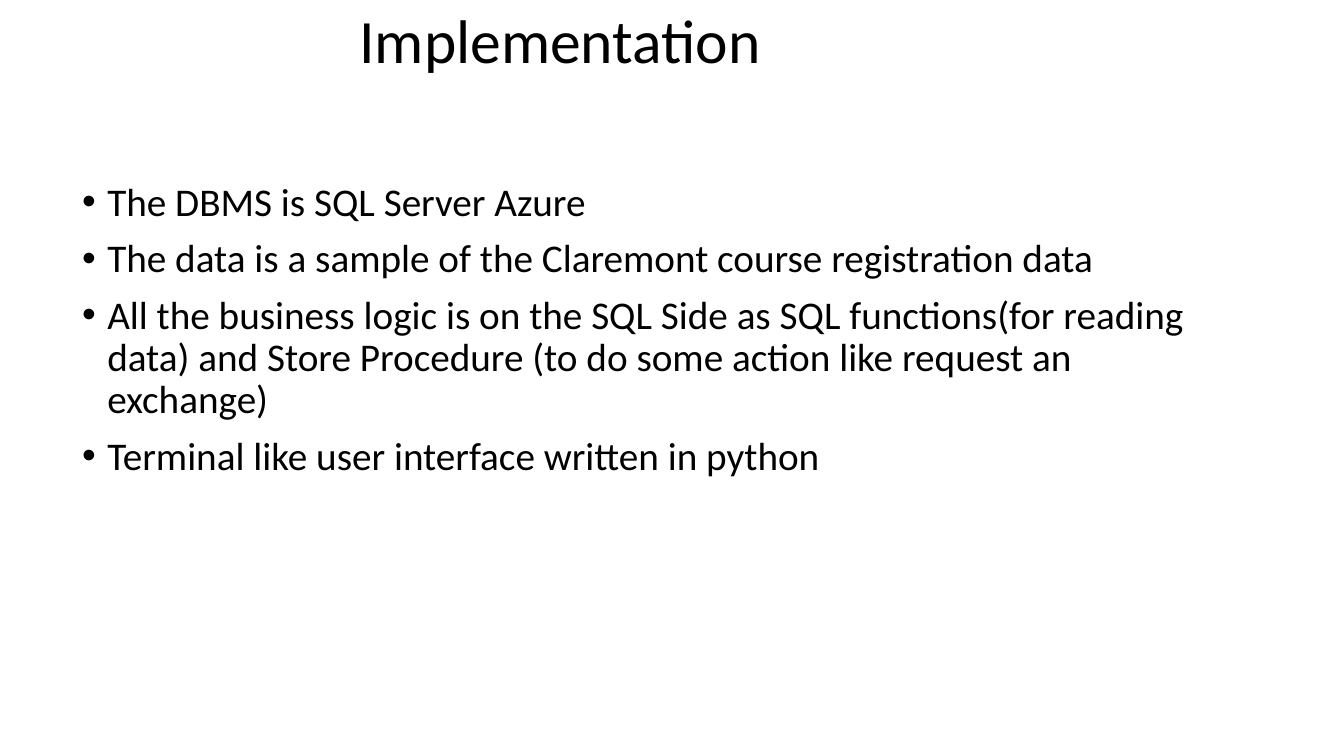
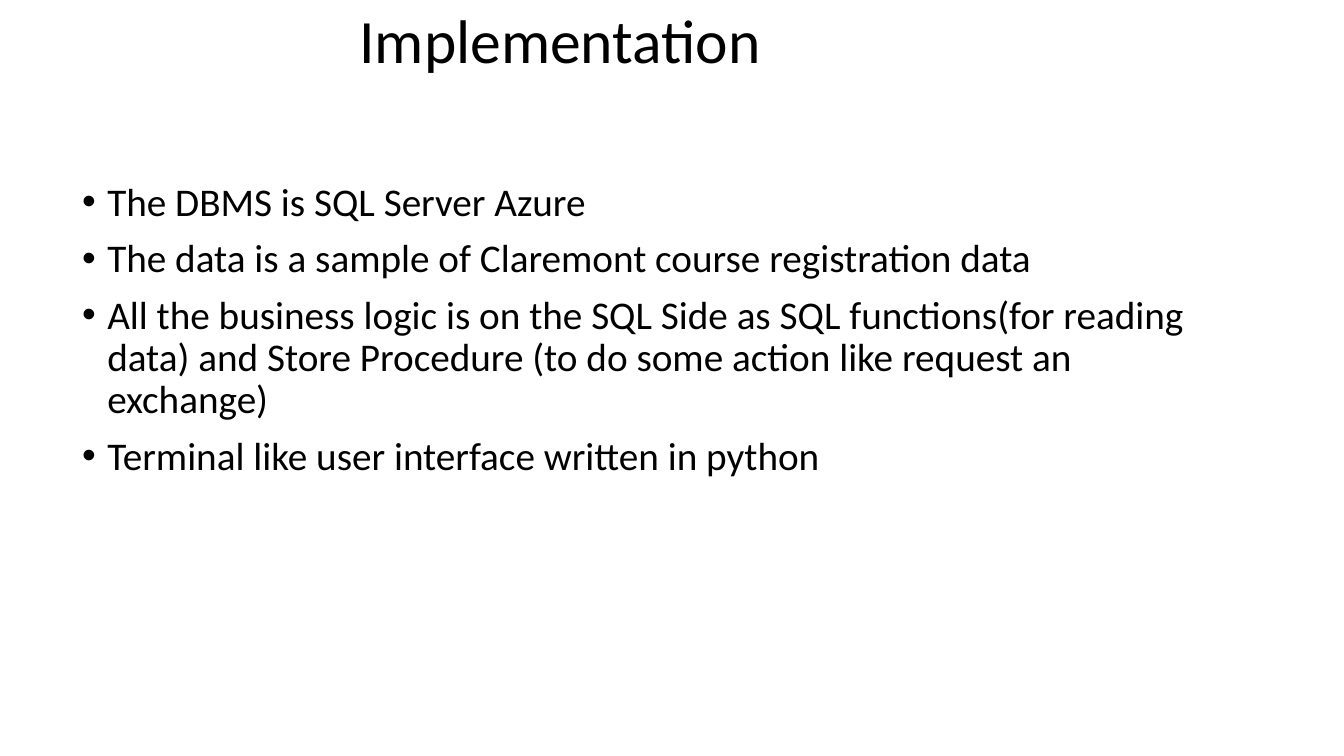
Before and after one commit to alonlapid/courseswap, a slide deck: slide 6 of final_presentation.pptx. Drawn at 1344x756 pixels with LibreOffice and Linux fonts; fonts in the diff are those of the drawing. Boxes give left, top, right and bottom in pixels: in the first picture for what was removed or moved away, otherwise in the second. Text is boxed around its words. In the diff, an @@ line names an element or a change of style, - is before the commit and + after.

Commit message:
some changes

```diff
--- a/final_presentation.pptx
+++ b/final_presentation.pptx
@@ text at [107,244,1030,279]: text changed @@
-• The data is a sample of the Claremont course registration data
+• The data is a sample of Claremont course registration data
```
Also in this commit, not shown: 1 other slide changed.
